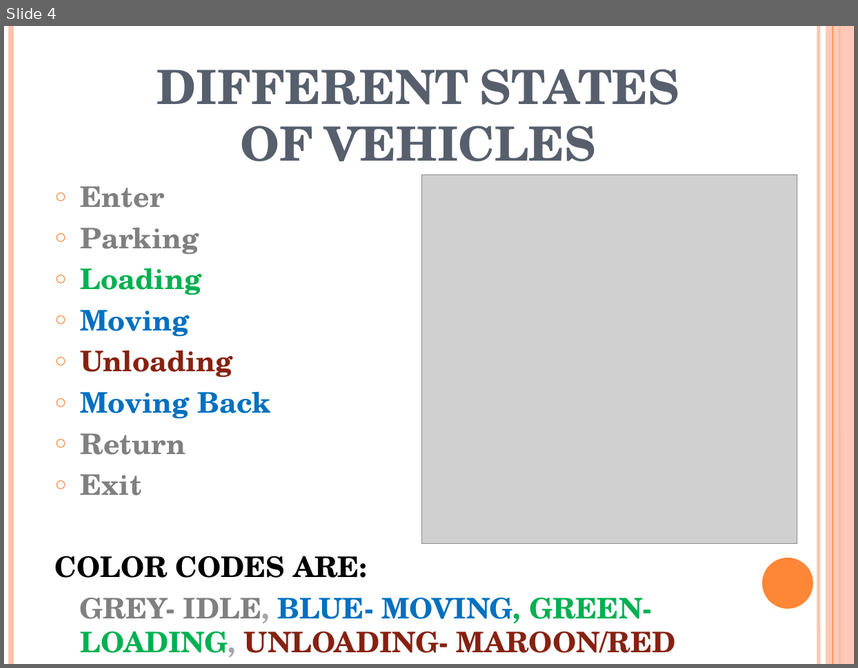
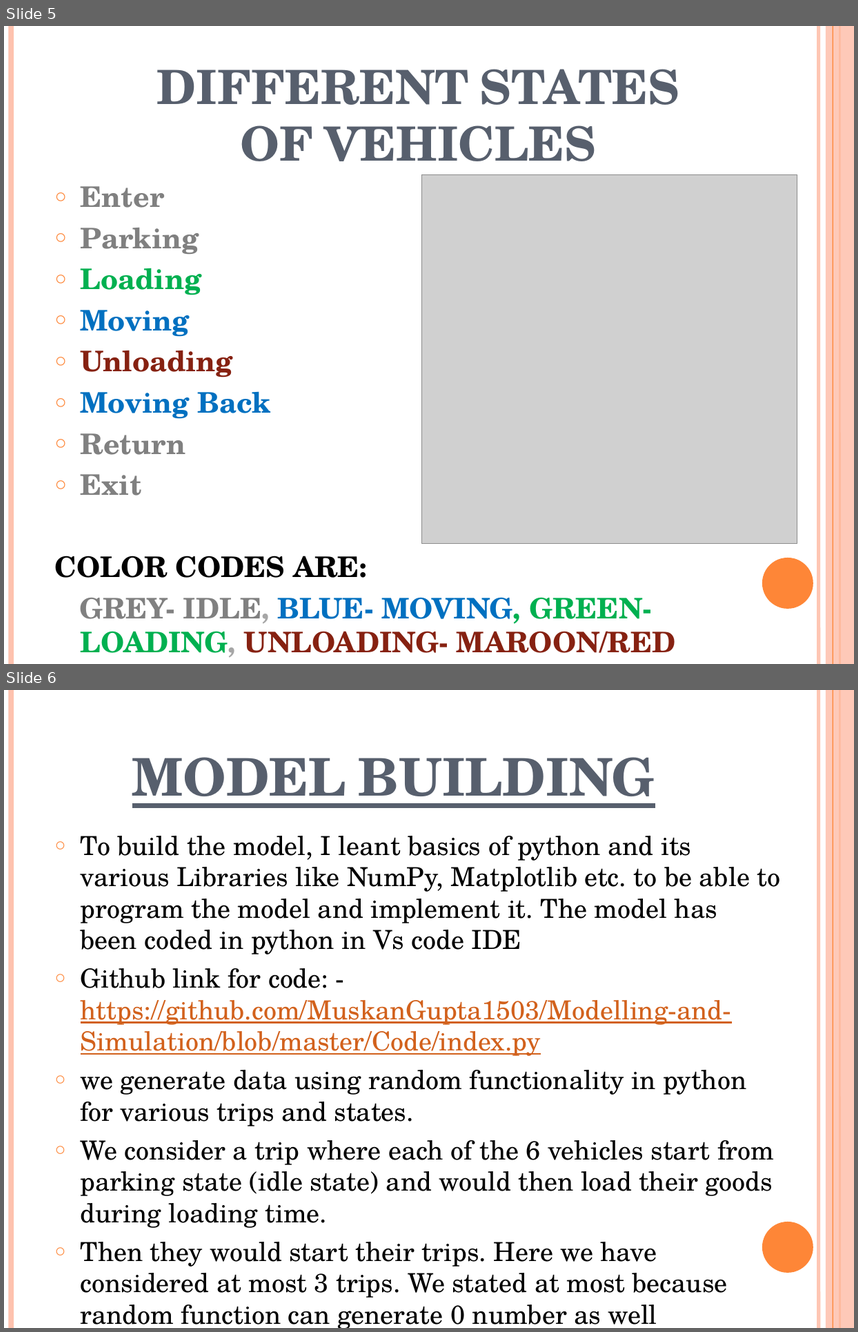
Before and after one commit to MuskanGupta1503/Modelling-and-Simulation, a slide deck: Presentation/2K19-SE-077-MnS.pptx. Shown one above the other, each under a label of ours: slide 4 before the commit, slides 5 and 6 after it. The pictures are 858x668 and 858x1332 pixels, drawn with LibreOffice and Linux fonts; fonts in the diff are those of the drawing; grey boxes stand for pictures. Boxes give left, top, right and bottom in pixels: in the first picture for what was removed or moved away, otherwise in the second. Text is boxed around its words. In the diff, an @@ line names an element or a change of style, - is before the commit and + after.

```diff
--- a/Presentation/2K19-SE-077-MnS.pptx
+++ b/Presentation/2K19-SE-077-MnS.pptx
@@ slide 6 added at (4,690,854,1328), background #FFFFFF; not listed: 6 template elements that a slide beside it also shows @@
@@ title added at (132,757,655,808), 44 pt, text #575F6D, bold, underline, small capitals @@
+MODEL BUILDING
@@ text added at (81,836,781,1328), 22.2 pt, text #000000 @@
+○ To build the model, I leant basics of python and its various Libraries like NumPy, Matplotlib etc. to be able to program the model and implement it. The model has been coded in python in Vs code IDE
+○ Github link for code: - https://github.com/MuskanGupta1503/Modelling-and-Simulation/blob/master/Code/index.py
+○ we generate data using random functionality in python for various trips and states.
+○ We consider a trip where each of the 6 vehicles start from parking state (idle state) and would then load their goods during loading time.
+○ Then they would start their trips. Here we have considered at most 3 trips. We stated at most because random function can generate 0 number as well indicating no trip or idle state.
@@ what was slide 4 is now slide 5 @@
```
Also in this commit, not shown: 1 slide changed, 6 other slides added, 3 slides removed, 3 other files.
